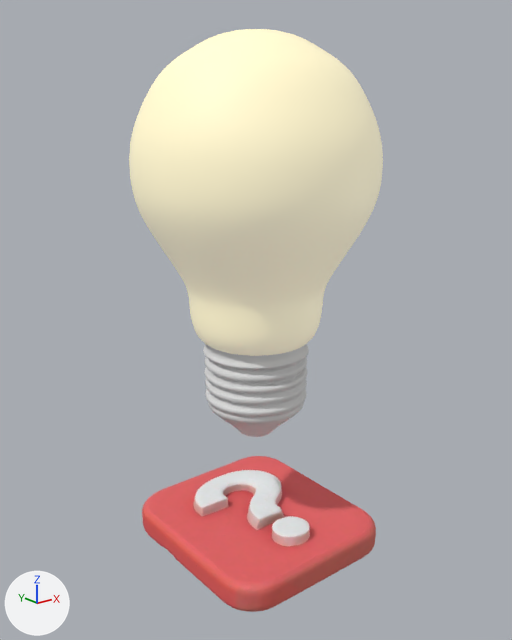
Two versions of the glTF model assets/bulb.glb, one commit apart.
The view is the same before and after, from a 50 mm camera at (-3.98, -4.97, 4.32) aimed at (-0.02, -0.01, 2.34). The lights are fixed; the arrows at lower left show +X, +Y and +Z. The older version comes first. Where no turn or scale is listed for an object, it has been applied to the vertices.
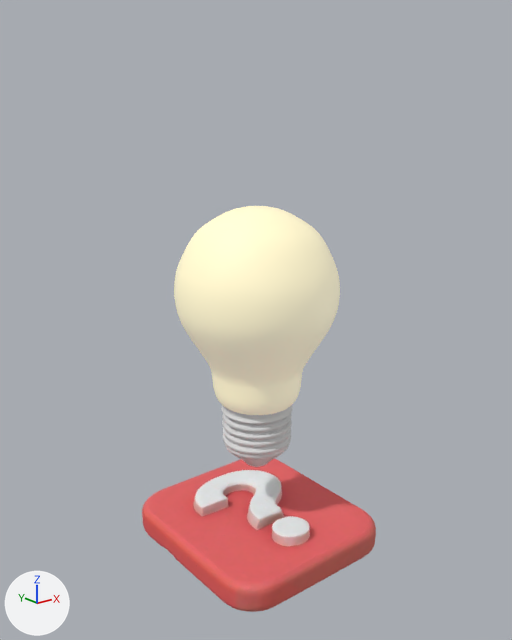
Location of each change, (x1, y1, x2, y2) in pixels of the pictures (512 x 640 px):
'mesh_0.001', moved, rescaled (35% narrower, 36% shorter)
    before: (129, 29, 383, 356)
    after: (174, 206, 340, 415)
'mesh_0_1', moved, rescaled (33% narrower, 33% shorter)
    before: (203, 344, 309, 437)
    after: (221, 405, 292, 467)

Patch to the scene script:
```diff
--- a/assets/bulb.glb.py
+++ b/assets/bulb.glb.py
@@ ob_mesh_0_001 @@
 ob_mesh_0_001 = bpy.data.objects.new('mesh_0.001', me_mesh_1)
-ob_mesh_0_001.location = (-1.2, 1.11, 1.18)
-ob_mesh_0_001.scale = (0.000663, 0.000663, 0.000663)
+ob_mesh_0_001.location = (-0.83, 0.76, 0.84)
+ob_mesh_0_001.scale = (0.000459, 0.000459, 0.000459)
@@ ob_mesh_0_1 @@
 ob_mesh_0_1 = bpy.data.objects.new('mesh_0_1', me_mesh_2)
-ob_mesh_0_1.location = (-1.2, 1.11, 1.18)
-ob_mesh_0_1.scale = (0.000663, 0.000663, 0.000663)
+ob_mesh_0_1.location = (-0.83, 0.76, 0.84)
+ob_mesh_0_1.scale = (0.000459, 0.000459, 0.000459)
```
